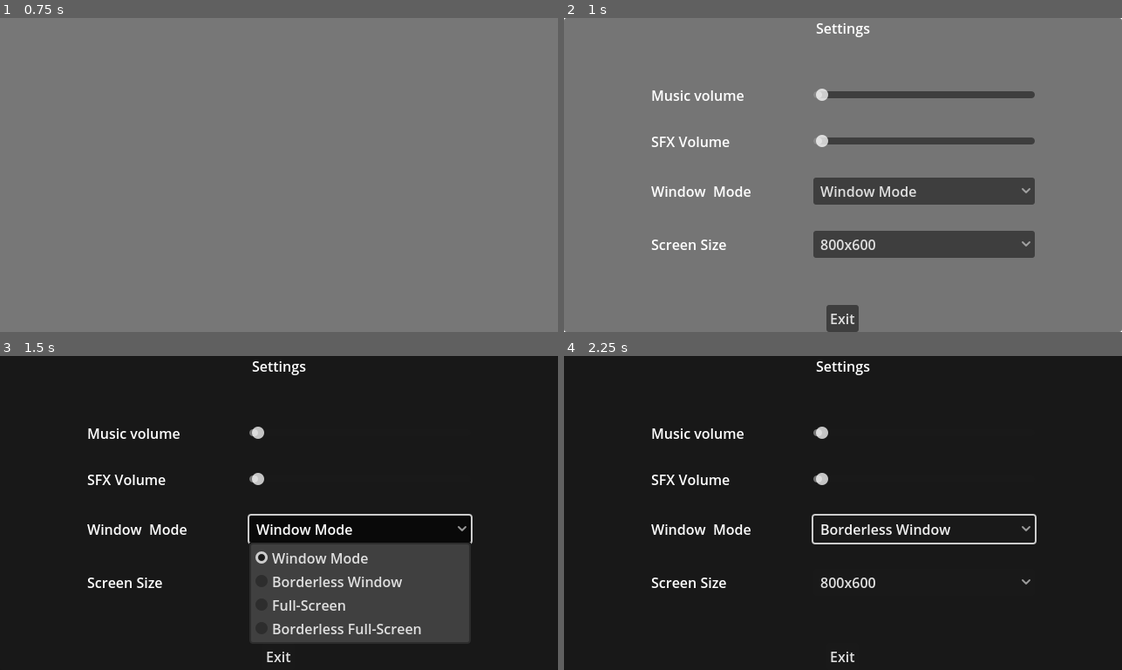
Above: before the commit, frames 1-4 (two rows, left to right).
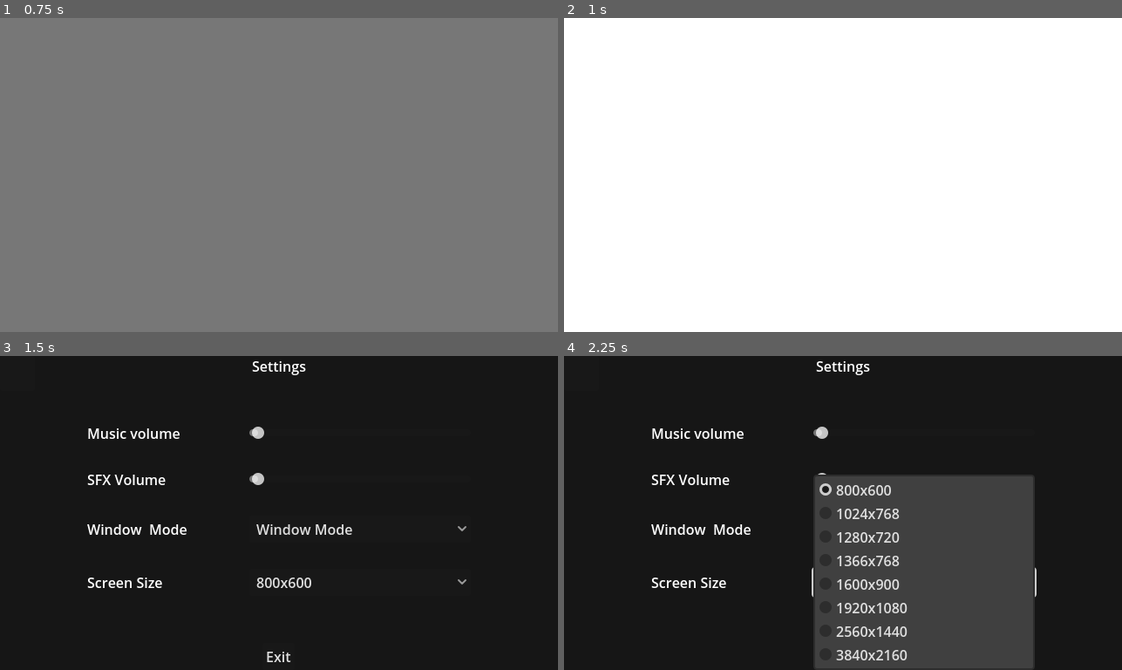
Above: after the commit, the same moments.

Repository: EthanCampana/Personal-Godot-Template
Game: Godot game, scene res://Scenes/Menus/MainMenu.tscn
Same seed, same stepped clock (60 frames per second), same inputs: the game is played once before the commit and once after it.
Inputs:
- Up to frame 1 (0.75 s): click "Settings" at 0.5 s
- Up to frame 2 (1 s): no input
- Up to frame 3 (1.5 s): click "Window Mode" at 1.25 s
- Up to frame 4 (2.25 s): click "800x600" at 2 s

Frame 1 is identical in both runs. In frame 2, 99% of the frame differs, in the area x 0-100%, y 0-100%; in frame 3, 12%; in frame 4, 23%.

Commit message:
controls menu work

Diff:
--- /dev/null
+++ b/Resources/ControlsData.gd
@@ -0,0 +1,24 @@
+class_name ControlsData extends Resource
+
+
+@export var input_actions : Dictionary
+@export var event_actions : Dictionary
+
+const PATH:String = "user://controls.tres"
+
+func save() -> void:
+    ResourceSaver.save(self,PATH)
+
+static func load_or_create() -> ControlsData:
+    var res : ControlsData
+    if FileAccess.file_exists(PATH):
+        res = load(PATH) as ControlsData
+    else:
+        res = ControlsData.new()
+        res.save()
+    return res
+
+func load_controls():
+    for action in self.event_actions:
+        InputMap.action_erase_events(action)
+        InputMap.action_add_event(action, event_actions[action])
--- a/Resources/SaveData.gd
+++ b/Resources/SaveData.gd
@@ -7,11 +7,11 @@
 func save() -> void:
     ResourceSaver.save(self,PATH)
 
-static func load_or_create() -> SettingsData:
-    var res:SettingsData
+static func load_or_create() -> SaveData:
+    var res :  SaveData
     if FileAccess.file_exists(PATH):
-        res = load(PATH) as SettingsData
+        res = load(PATH) as SaveData
     else:
-        res = SettingsData.new()
+        res = SaveData.new()
         res.save()
     return res
--- /dev/null
+++ b/Scenes/Menus/controls_menu.tscn
@@ -0,0 +1,63 @@
+[gd_scene load_steps=5 format=3 uid="uid://c7aq5q8yg0kqh"]
+
+[ext_resource type="Script" path="res://Scripts/Menus/controls_menu.gd" id="1_8i1bp"]
+[ext_resource type="PackedScene" uid="uid://ia105vog3b2m" path="res://Scenes/UI/input_button.tscn" id="2_t3prg"]
+
+[sub_resource type="StyleBoxFlat" id="StyleBoxFlat_5snem"]
+bg_color = Color(0.0084734, 0.00789951, 0.00957157, 0.596078)
+
+[sub_resource type="StyleBoxFlat" id="StyleBoxFlat_nc0qi"]
+bg_color = Color(0.760784, 0.564706, 0.0196078, 0.6)
+
+[node name="ControlsMenu" type="Control"]
+layout_mode = 3
+anchors_preset = 15
+anchor_right = 1.0
+anchor_bottom = 1.0
+grow_horizontal = 2
+grow_vertical = 2
+script = ExtResource("1_8i1bp")
+
+[node name="PanelContainer" type="PanelContainer" parent="."]
+layout_mode = 1
+anchors_preset = 8
+anchor_left = 0.5
+anchor_top = 0.5
+anchor_right = 0.5
+anchor_bottom = 0.5
+offset_left = -260.0
+offset_top = -151.0
+offset_right = 260.0
+offset_bottom = 151.0
+grow_horizontal = 2
+grow_vertical = 2
+
+[node name="MarginContainer" type="MarginContainer" parent="PanelContainer"]
+layout_mode = 2
+theme_override_constants/margin_left = 8
+theme_override_constants/margin_top = 8
+theme_override_constants/margin_right = 8
+theme_override_constants/margin_bottom = 8
+
+[node name="VBoxContainer" type="VBoxContainer" parent="PanelContainer/MarginContainer"]
+layout_mode = 2
+
+[node name="ScrollContainer" type="ScrollContainer" parent="PanelContainer/MarginContainer/VBoxContainer"]
+layout_mode = 2
+size_flags_vertical = 3
+
+[node name="ActionList" type="VBoxContainer" parent="PanelContainer/MarginContainer/VBoxContainer/ScrollContainer"]
+layout_mode = 2
+size_flags_horizontal = 3
+
+[node name="InputButton" parent="PanelContainer/MarginContainer/VBoxContainer/ScrollContainer/ActionList" instance=ExtResource("2_t3prg")]
+layout_mode = 2
+
+[node name="Button" type="Button" parent="PanelContainer/MarginContainer/VBoxContainer"]
+layout_mode = 2
+focus_mode = 0
+theme_override_styles/normal = SubResource("StyleBoxFlat_5snem")
+theme_override_styles/hover = SubResource("StyleBoxFlat_nc0qi")
+text = "Reset"
+
+[connection signal="pressed" from="PanelContainer/MarginContainer/VBoxContainer/Button" to="." method="_on_button_pressed"]
--- a/Scenes/Menus/settings_menu.tscn
+++ b/Scenes/Menus/settings_menu.tscn
@@ -2,10 +2,15 @@
 
 [ext_resource type="Script" path="res://Scripts/Menus/settings_menu.gd" id="1_drivg"]
 
-[node name="SettingsMenu" type="CanvasLayer"]
+[node name="SettingsMenu" type="Control"]
+layout_mode = 3
+anchors_preset = 0
+offset_right = 40.0
+offset_bottom = 40.0
 script = ExtResource("1_drivg")
 
 [node name="PanelContainer" type="PanelContainer" parent="."]
+layout_mode = 1
 anchors_preset = 15
 anchor_right = 1.0
 anchor_bottom = 1.0
--- /dev/null
+++ b/Scenes/UI/input_button.tscn
@@ -0,0 +1,46 @@
+[gd_scene load_steps=3 format=3 uid="uid://ia105vog3b2m"]
+
+[sub_resource type="StyleBoxFlat" id="StyleBoxFlat_uaf6f"]
+bg_color = Color(0, 0, 0, 0.760784)
+
+[sub_resource type="StyleBoxFlat" id="StyleBoxFlat_aw8de"]
+bg_color = Color(0.960784, 0.960784, 0.960784, 0.752941)
+
+[node name="InputButton" type="Button"]
+custom_minimum_size = Vector2(0, 20)
+anchors_preset = 10
+anchor_right = 1.0
+grow_horizontal = 2
+focus_mode = 0
+theme_override_styles/normal = SubResource("StyleBoxFlat_uaf6f")
+theme_override_styles/hover = SubResource("StyleBoxFlat_aw8de")
+theme_override_styles/pressed = SubResource("StyleBoxFlat_aw8de")
+
+[node name="MarginContainer" type="MarginContainer" parent="."]
+layout_mode = 1
+anchors_preset = 15
+anchor_right = 1.0
+anchor_bottom = 1.0
+grow_horizontal = 2
+grow_vertical = 2
+theme_override_constants/margin_left = 5
+theme_override_constants/margin_top = 4
+theme_override_constants/margin_right = 5
+theme_override_constants/margin_bottom = 4
+
+[node name="HBoxContainer" type="HBoxContainer" parent="MarginContainer"]
+layout_mode = 2
+
+[node name="LabelAction" type="Label" parent="MarginContainer/HBoxContainer"]
+layout_mode = 2
+mouse_filter = 1
+text = "Action Name"
+
+[node name="Control" type="Control" parent="MarginContainer/HBoxContainer"]
+layout_mode = 2
+size_flags_horizontal = 3
+
+[node name="LabelInput" type="Label" parent="MarginContainer/HBoxContainer"]
+layout_mode = 2
+mouse_filter = 1
+text = "Action Name"
--- a/Scripts/AutoLoads/SceneManger.gd
+++ b/Scripts/AutoLoads/SceneManger.gd
@@ -7,3 +7,5 @@
     - Scene manager should talk to the transition hub
 """
 # ? Scene manager should handle the saving all and load all ????
+
+@onready var TransitionManager : Transitions = preload("res://Scripts/TransitionManager.gd").new()
--- a/Scripts/Menus/MainMenu.gd
+++ b/Scripts/Menus/MainMenu.gd
@@ -5,8 +5,6 @@
 """
 TODO:
 	- Hookup Buttons to do there respective tasks
-	- Exit button should close the application
-	- Settings button should open the settings menu
 	- Play buttons should start the main scene or whatever scene is the SceneManager says
 """
 
@@ -34,7 +32,7 @@
 	await TransitionManager.transition_in_finished
 	TransitionManager.transition_out()
 	get_tree().root.add_child(menu)
-	await menu.settings_menu_closed
+	await menu.menu_closed
 	self.visible = true
 
 
--- /dev/null
+++ b/Scripts/Menus/Menu.gd
@@ -0,0 +1,5 @@
+extends Control
+class_name Menu
+
+
+signal menu_closed()
--- /dev/null
+++ b/Scripts/Menus/controls_menu.gd
@@ -0,0 +1,120 @@
+extends Control
+
+
+@onready var input_button : PackedScene = preload("res://Scenes/UI/input_button.tscn")
+@onready var action_list :  = $PanelContainer/MarginContainer/VBoxContainer/ScrollContainer/ActionList
+
+# Dictionary of all the controls we want the player to be able to change
+@export var input_actions : Dictionary 	= {"jump": "Jump"}
+
+# Control Reosource Data
+var controlData : ControlsData
+
+var is_remapping : bool = false
+var action_to_remap : String = ""
+var remapping_button : Button = null
+
+
+# On ready we create the default controls or load the custom user controls
+func _ready():
+	controlData = ControlsData.load_or_create()
+	if controlData.input_actions.size() != self.input_actions.size():
+		_create_default_controls()
+		_create_default_action_list()
+	else:
+		controlData.load_controls()
+		_create_action_list()
+
+
+# Creates the default controls
+func _create_default_controls():
+	controlData.input_actions = input_actions
+	for action in input_actions:
+		var events = InputMap.action_get_events(action)
+		if events.size() > 0:
+			controlData.event_actions[action] = events[0]
+	controlData.save()
+	return
+
+
+
+# Creates the action list in th UI
+func _create_action_list():
+	for item in action_list.get_children():
+		item.queue_free()
+	for action in input_actions:
+		var button = input_button.instantiate()
+		var action_label = button.find_child("LabelAction")
+		var input_label = button.find_child("LabelInput")
+
+		action_label.text = input_actions[action]
+		var events = InputMap.action_get_events(action)
+
+		if events.size() > 0:
+			input_label.text = _update_action_list(button, events[0])
+		else:
+			input_label.text = "None"
+
+		action_list.add_child(button)
+		button.pressed.connect(_on_input_button_pressed.bind(button,action))
+	return
+
+
+
+
+
+# Creates the default action list in th UI
+func _create_default_action_list():
+	InputMap.load_from_project_settings()
+	for item in action_list.get_children():
+		item.queue_free()
+	for action in input_actions:
+		var button = input_button.instantiate()
+		var action_label = button.find_child("LabelAction")
+		var input_label = button.find_child("LabelInput")
+
+		action_label.text = input_actions[action]
+		var events = InputMap.action_get_events(action)
+
+		if events.size() > 0:
+			input_label.text = _update_action_list(button, events[0])
+		else:
+			input_label.text = "None"
+		action_list.add_child(button)
+		button.pressed.connect(_on_input_button_pressed.bind(button,action))
+
+	return
+
+
+# Sets the clicked button open to remapping
+func _on_input_button_pressed(button : Button , action : String) -> void:
+	if !is_remapping:
+		is_remapping = true
+		action_to_remap = action
+		remapping_button = button
+		button.find_child("LabelInput").text = "Press a key to bind..."
+
+# Detects the input event of key pressed when remapping is enabled
+func _input(event):
+	if is_remapping:
+		if (
+			event is InputEventKey ||
+			(event is InputEventMouseButton && event.pressed)
+		):
+			InputMap.action_erase_events(action_to_remap)
+			InputMap.action_add_event(action_to_remap, event)
+			_update_action_list(remapping_button, event)
+			controlData.event_actions[action_to_remap] = event
+			is_remapping = false
+			action_to_remap = ""
+			remapping_button = null
+			controlData.save()
+			accept_event()
+
+# Update the action list with the new input event
+func _update_action_list(button: Button, event: InputEventWithModifiers):
+	button.find_child("LabelInput").text = event.as_text().trim_suffix("(Physical)")
+
+# Reset the controls to the default once the reset button is pressed
+func _on_button_pressed():
+	_create_default_action_list()
--- a/Scripts/Menus/settings_menu.gd
+++ b/Scripts/Menus/settings_menu.gd
@@ -1,5 +1,5 @@
 class_name SettingsMenu
-extends CanvasLayer
+extends Menu
 
 # TODO: Determine how opening the setting menu will pause the game
 
@@ -11,7 +11,6 @@
 
 
 
-signal settings_menu_closed()
 
 const WINDOW_MODE_OPTIONS : Array[String] = [
 	"Window Mode",
@@ -32,7 +31,7 @@
 
 ## Closes the settings menu
 func close_settings():
-	emit_signal("settings_menu_closed")
+	emit_signal("menu_closed")
 	queue_free()
 
 ## Saves the settings data
--- a/Scripts/TransitionManager.gd
+++ b/Scripts/TransitionManager.gd
@@ -6,7 +6,6 @@
 @onready var r_slide : = $RightSlide
 @onready var anim : AnimationPlayer = $AnimationPlayer
 var cur_animation : String
-
 
 signal transition_in_finished
 
